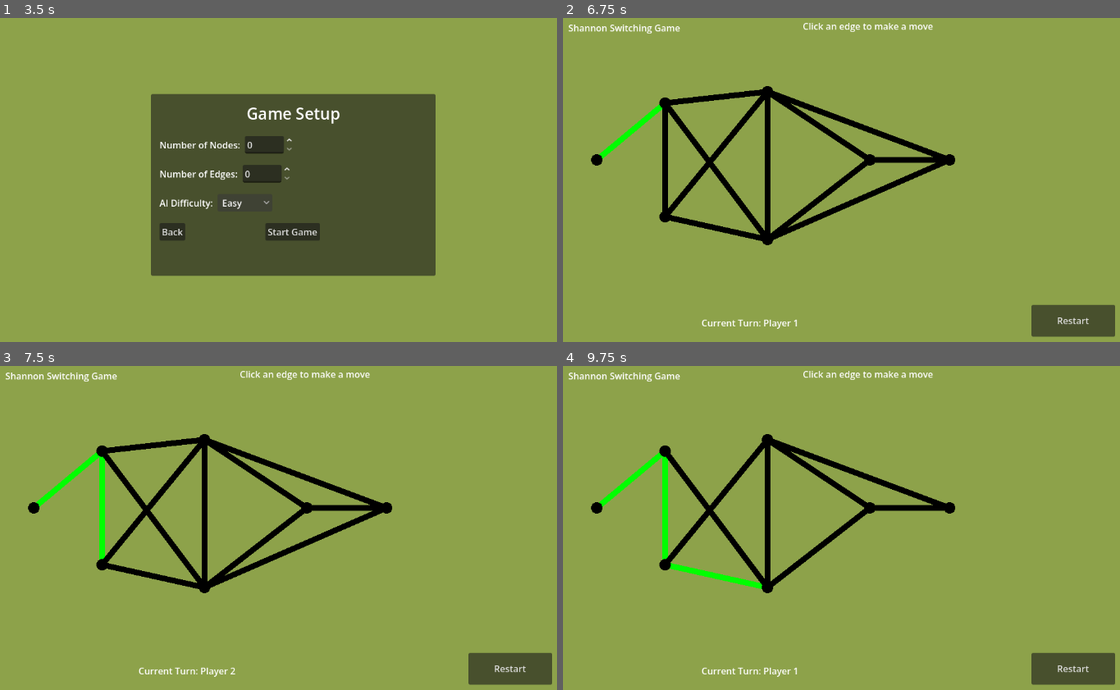
Above: before the commit, frames 1-4 (two rows, left to right).
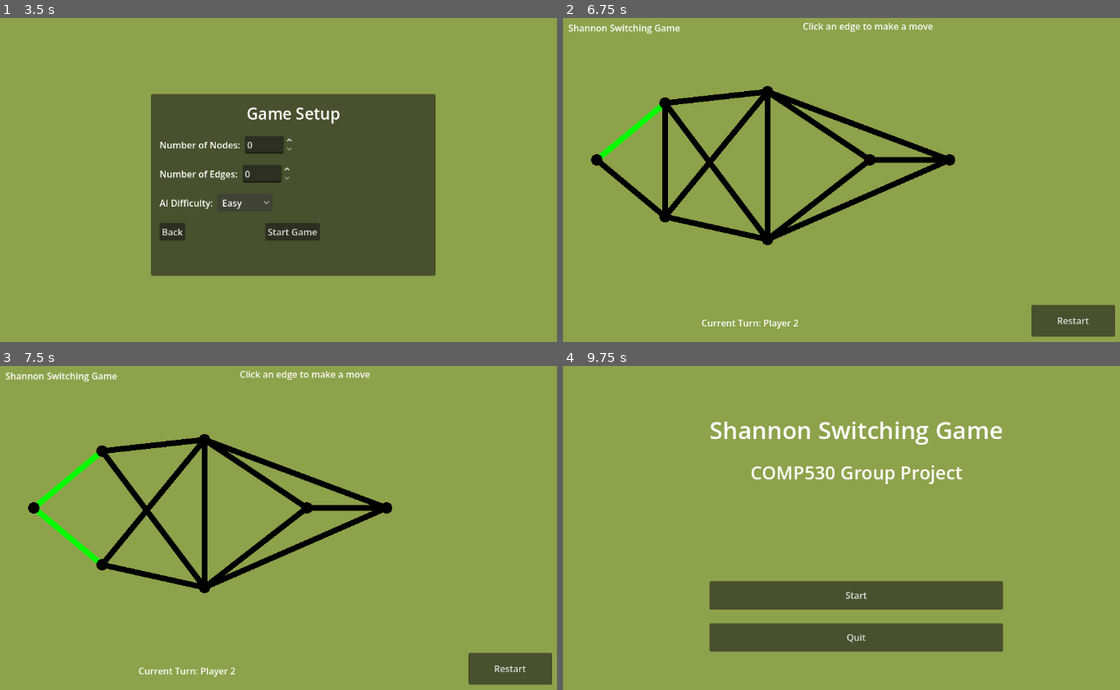
Above: after the commit, the same moments.

Repository: harv-sudo/Shannon-Switching-Game
Game: Godot game, scene res://scenes/mainMenu.tscn
Same seed, same stepped clock (60 frames per second), same inputs: the game is played once before the commit and once after it.
Inputs (mouse positions are in pixels of both pictures, inside the frame that each line leads up to):
- Up to frame 1 (3.5 s): click "Start" at 0.5 s; click "Player vs AI" at 1.25 s; click "Easy" at 2 s; click "Easy" at 2.75 s
- Up to frame 2 (6.75 s): click "Start Game" at 3.5 s; click "Restart" at 4.25 s; click "Restart" at 5 s; click "Restart" at 5.75 s; tap Enter at 6.5 s; move the mouse to (629, 131) at 6.52 s; click (629, 131) at 6.67 s
- Up to frame 3 (7.5 s): tap Space at 7.25 s; move the mouse to (100, 508) at 7.27 s; click (100, 508) at 7.42 s
- Up to frame 4 (9.75 s): tap Enter at 8 s; move the mouse to (718, 447) at 8.02 s; click (718, 447) at 8.17 s; tap Space at 8.75 s; move the mouse to (718, 576) at 8.77 s; click (718, 576) at 8.92 s; click (858, 547) at 9.5 s, where only the run after the commit has a clickable "Main Menu"

Frame 1 is identical in both runs. In frame 2, 0.3% of the frame differs, in the area x 6-43%, y 44-96%; in frame 3, 0.6%; in frame 4, 17%, in the area x 1-100%, y 1-99%.

Commit message:
Ai as Player1
AI can play as player 1 now

Things for me to add/make consistent
--------------------------------------
- make  ai player update....  (basically sorted kinda)
- slow it down
-ai vs ai

Diff:
--- a/scripts/AIController.gd
+++ b/scripts/AIController.gd
@@ -2,7 +2,7 @@
 class_name AIController
 
 var ai_enabled: bool = false
-var ai_player: int = GlobalVariables.Player.P2
+var ai_player: int = GlobalVariables.Player.P1
 
 #how many turns ahead the ai searches
 var search_depth: int = 5
@@ -19,14 +19,25 @@
 	var best_edge: int = choose_ai_edge(globals.edges, globals.short_edges, globals.points, globals.start_node, globals.end_node)
 	if best_edge == -1:
 		return
-
-	globals.edges.erase(best_edge)
-
-	#removes matching node
-	for child in board_root.get_children():
-		if child is Edge and child.edgeReference == best_edge:
-			child.queue_free()
-			break
+	if ai_player == GlobalVariables.Player.P2:
+		globals.edges.erase(best_edge)
+
+		#removes matching node
+		for child in board_root.get_children():
+			if child is Edge and child.edgeReference == best_edge:
+				child.queue_free()
+				break
+
+		#gives turn back to p1
+		globals.currentPlayer = GlobalVariables.Player.P1
+	else:
+		globals.short_edges[best_edge] = globals.edges[best_edge]
+		for child in board_root.get_children():
+			if child is Edge and child.edgeReference == best_edge:
+				child.is_captured = true
+				child.queue_redraw()
+				break
+		globals.currentPlayer = GlobalVariables.Player.P2
 
 	var game_state = WinConditions.new()
 	var current_state: bool = game_state.is_game_over(
@@ -35,8 +46,6 @@
 		globals.points,
 		globals.edges
 	)
-	#gives turn back to p1
-	globals.currentPlayer = GlobalVariables.Player.P1
 
 	if current_state:
 		board_root.get_tree().change_scene_to_file("res://gameOverScreen.tscn")
@@ -70,8 +79,10 @@
 
 		var simulated_edges: Dictionary = edges.duplicate(true)
 		var simulated_short_edges: Dictionary = short_edges.duplicate(true)
-
-		simulated_edges.erase(edge_id)
+		if ai_player == GlobalVariables.Player.P2:
+			simulated_edges.erase(edge_id)
+		else:
+			simulated_short_edges[edge_id] = simulated_edges[edge_id]
 		# runs the minmax search on the simulated board
 		var score: int = minimax(
 			simulated_edges,
@@ -120,8 +131,10 @@
 
 			var simulated_edges: Dictionary = edges.duplicate(true)
 			var simulated_short_edges: Dictionary = short_edges.duplicate(true)
-
-			simulated_edges.erase(edge_id)
+			if ai_player == GlobalVariables.Player.P2:
+				simulated_edges.erase(edge_id)
+			else:
+				simulated_short_edges[edge_id] = simulated_edges[edge_id]
 
 			var score: int = minimax(
 				simulated_edges,
@@ -156,7 +169,10 @@
 			var simulated_edges: Dictionary = edges.duplicate(true)
 			var simulated_short_edges: Dictionary = short_edges.duplicate(true)
 			#simulates player claiming edge
-			simulated_short_edges[edge_id] = simulated_edges[edge_id]
+			if ai_player == GlobalVariables.Player.P2:
+				simulated_short_edges[edge_id] = simulated_edges[edge_id]
+			else:
+				simulated_edges.erase(edge_id)
 
 			var score: int = minimax(
 				simulated_edges,
@@ -202,29 +218,42 @@
 
 func evaluate_board(edges: Dictionary, short_edges: Dictionary, points: Array, start_node: int, end_node: int) -> int:
 	#player connected and won
-	if path_exists(points, short_edges, start_node, end_node):
-		return -win_score
-
+	var short_wins: bool = path_exists(points, short_edges, start_node, end_node)
 	#Ai has blocked all the paths and won
-	if not path_exists(points, edges, start_node, end_node):
-		return win_score
-
-	var remaining_path: int = shortest_path_length(points, edges, start_node, end_node)
-	var claimed_path: int = shortest_path_length(points, short_edges, start_node, end_node)
-
-
-	#if no claimed path yet, just default value
-	if claimed_path == -1:
-		claimed_path = 10
-
-	#scores based on:
-	# how much of the route is left to be completed
-	# how good the current path is
-	# how many edges the player has claimed so far
-
-
-	return (remaining_path * 100) + (claimed_path * 60) - (short_edges.size() * 15)
-
+	var cut_wins: bool = not path_exists(points, edges, start_node, end_node)
+	if ai_player == GlobalVariables.Player.P2:
+		if short_wins:
+			return -win_score
+		if cut_wins:
+			return win_score
+
+		var remaining_path: int = shortest_path_length(points, edges, start_node, end_node)
+		var claimed_path: int = shortest_path_length(points, short_edges, start_node, end_node)
+
+
+		#if no claimed path yet, just default value
+		if claimed_path == -1:
+			claimed_path = 10
+
+		#scores based on:
+		# how much of the route is left to be completed
+		# how good the current path is
+		# how many edges the player has claimed so far
+
+		return (remaining_path * 100) + (claimed_path * 60) - (short_edges.size() * 15)
+	else:
+		if short_wins:
+			return win_score
+		if cut_wins:
+			return -win_score
+
+		var remaining_path: int = shortest_path_length(points, edges, start_node, end_node)
+		var claimed_path: int = shortest_path_length(points, short_edges, start_node, end_node)
+
+		if claimed_path == -1:
+			claimed_path = 100
+
+		return (short_edges.size() * 15) - (claimed_path *80) - (remaining_path * 10)
 
 func shortest_path_length(points: Array, edge_dict: Dictionary, start_node: int, end_node: int) -> int:
 	if start_node == end_node:
--- a/scripts/globalVariables.gd
+++ b/scripts/globalVariables.gd
@@ -14,7 +14,7 @@
 
 enum Player { P1 = 0, P2 = 1 }
 enum Mode { PVP, AI }
-var _currentPlayer: int = Player.P1
+var _currentPlayer: int = Player.P2
 var game_mode: int = Mode.PVP
 
 
@@ -71,3 +71,10 @@
 
 func update_ai_mode() -> void:
 	ai_controller.ai_enabled = (game_mode == Mode.AI)
+func update_ai_player() -> void:
+	if ai_controller.ai_player == Player.P1:
+		ai_controller.ai_player = Player.P2
+		currentPlayer = Player.P1
+	else:
+		ai_controller.ai_player = Player.P1
+		currentPlayer = Player.P2
--- a/scripts/ui/gameSetupAI.gd
+++ b/scripts/ui/gameSetupAI.gd
@@ -16,6 +16,8 @@
 	get_tree().change_scene_to_file("res://scenes/gameMode.tscn")
 
 func _on_start_game_pressed() -> void:
+	GlobalVariables.ai_controller.ai_player = GlobalVariables.Player.P1
+	GlobalVariables.currentPlayer = GlobalVariables.Player.P2
 	GlobalVariables.game_mode = GlobalVariables.Mode.AI
 	GlobalVariables.update_ai_mode()
 	get_tree().change_scene_to_file("res://shannonBoard.tscn")
